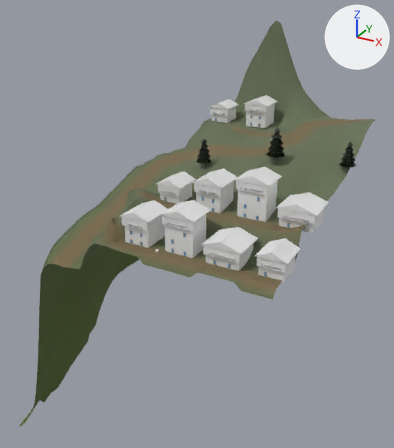
An edit to the glTF model eloria-assets/maps/nymara-regions/mirrorhold/chunks/07_07/world.glb, drawn before and after from the same camera.
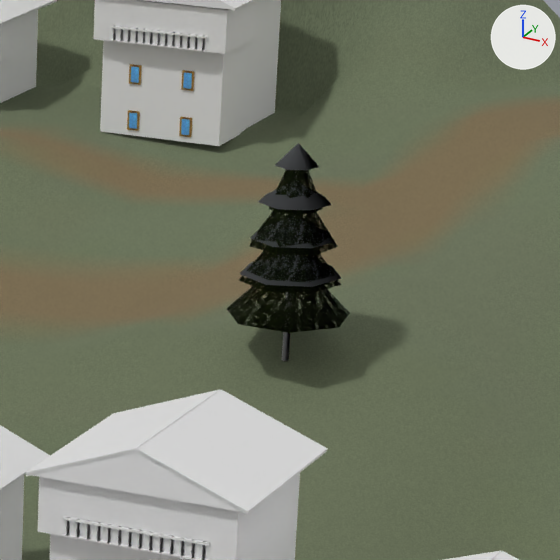
The first picture shows the older version from a camera (50 mm lens) standing at (-34.6, -222.5, 168.8) and looking at (-119.5, -68.2, 91.7). The close-ups show the older and then the newer version on the part from 58% to 81% of the width and 23% to 43% of the height of that picture. Only the edits that show in the close-ups are written down. Every picture has the same lights, and +X, +Y and +Z are marked at upper right. Where no turn or scale is listed for an object, it has been applied to the vertices.

Objects in the first close-up: 'Building_CliffHouse_1__pale_ashlar', 'Building_CliffHouse_1__slate_roof', 'Building_CliffHouse_2__pale_ashlar', 'Building_CliffHouse_2__slate_roof', 'Building_CliffHouse_2__timber_grey', 'Building_west-bench_0__pale_ashlar', 'Building_west-bench_0__slate_roof', 'Building_west-bench_1__pale_ashlar', 'Building_west-bench_1__timber_grey', 'Grove_00136_Tree_pine_0689__alpine_snowfield', 'Grove_00136_Tree_pine_0689__foliage_green', 'Terrain_mirrorhold_07_07' and 6 more.
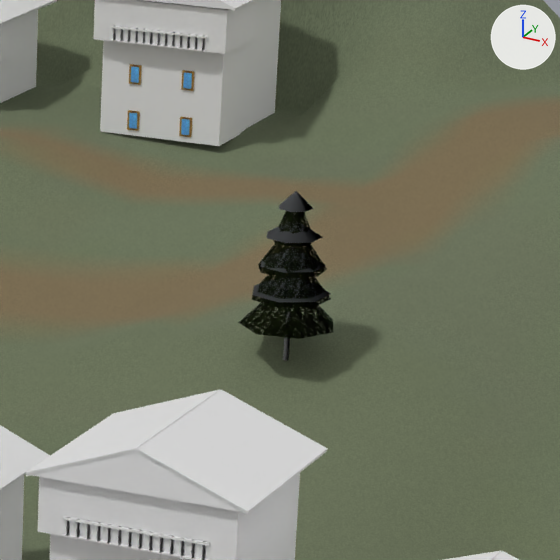
The change, as a diff of the scene's bpy script:
```diff
--- a/eloria-assets/maps/nymara-regions/mirrorhold/chunks/07_07/world.glb.py
+++ b/eloria-assets/maps/nymara-regions/mirrorhold/chunks/07_07/world.glb.py
@@ ob_grove_00136_tree_pine_0689__foliage_green @@
 ob_grove_00136_tree_pine_0689__foliage_green = bpy.data.objects.new('Grove_00136_Tree_pine_0689__foliage_green', me_pine_4__foliage_green)
-ob_grove_00136_tree_pine_0689__foliage_green.parent = ob_grove_00136_tree_pine_0689
+ob_grove_00136_tree_pine_0689__foliage_green.parent = ob_grove_00135_tree_pine_0550
 ob_grove_00136_tree_pine_0689__foliage_green.location = (0.0, 0.0, 0.0)
@@ ob_grove_00136_tree_pine_0689__alpine_snowfield @@
 ob_grove_00136_tree_pine_0689__alpine_snowfield = bpy.data.objects.new('Grove_00136_Tree_pine_0689__alpine_snowfield', me_pine_4__alpine_snowfield)
-ob_grove_00136_tree_pine_0689__alpine_snowfield.parent = ob_grove_00136_tree_pine_0689
+ob_grove_00136_tree_pine_0689__alpine_snowfield.parent = ob_grove_00135_tree_pine_0550
 ob_grove_00136_tree_pine_0689__alpine_snowfield.location = (0.0, 0.0, 0.0)
@@ ob_grove_00135_tree_pine_0550 @@
+ob_grove_00135_tree_pine_0550 = bpy.data.objects.new('Grove_00135_Tree_pine_0550', None)
+ob_grove_00135_tree_pine_0550.parent = ob_mirrorhold_grove_00135_tree_pine_0550_worldplacement
+ob_grove_00135_tree_pine_0550.location = (217.1, 76.87, 41.43)
+ob_grove_00135_tree_pine_0550.rotation_euler = (0.0, 0.0, -1.468)  # degrees (0, 0, -84)
+ob_grove_00135_tree_pine_0550.scale = (0.973, 0.973, 0.973)
@@ ob_mirrorhold_grove_00135_tree_pine_0550_worldplacement @@
+ob_mirrorhold_grove_00135_tree_pine_0550_worldplacement = bpy.data.objects.new('mirrorhold_Grove_00135_Tree_pine_0550_WorldPlacement', None)
+ob_mirrorhold_grove_00135_tree_pine_0550_worldplacement.location = (-310.2, -141.5, 75.85)
```

Pixel boxes [x1, y1, x2, y2] of what changed, in the close-ups (560 x 560 px):
'Grove_00136_Tree_pine_0689__foliage_green', moved
    before: [227, 170, 350, 333]
    after: [238, 211, 333, 339]
'Grove_00136_Tree_pine_0689__alpine_snowfield', moved
    before: [240, 143, 341, 287]
    after: [252, 191, 331, 303]
